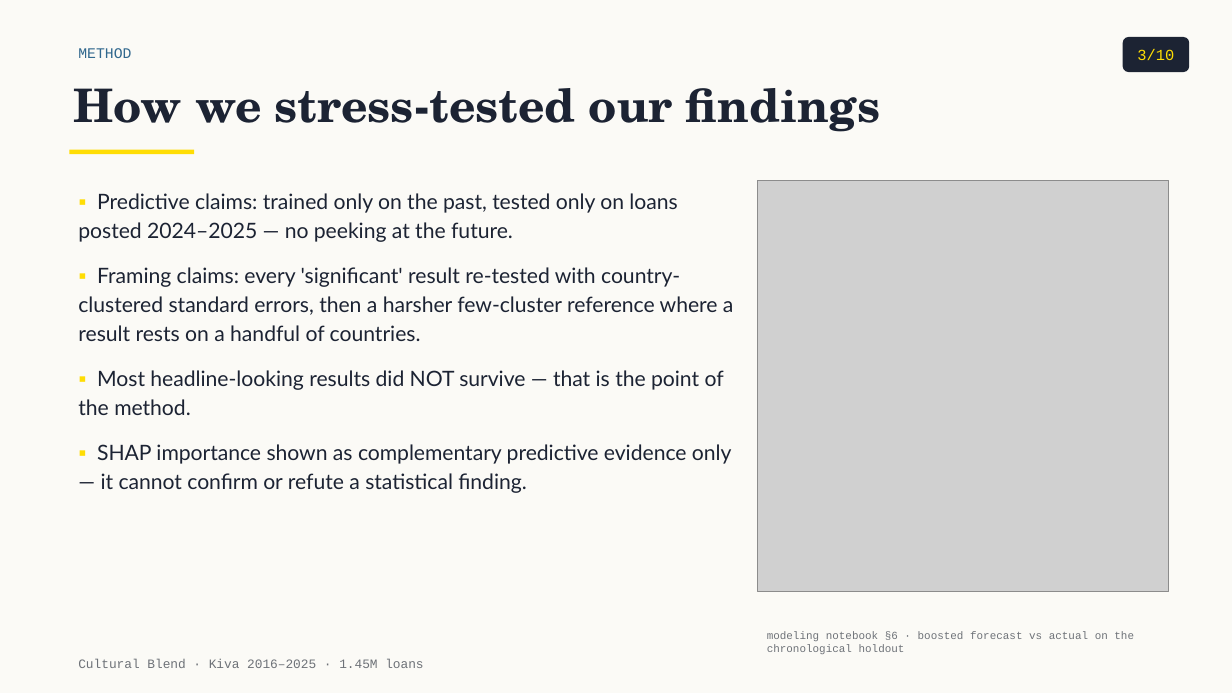
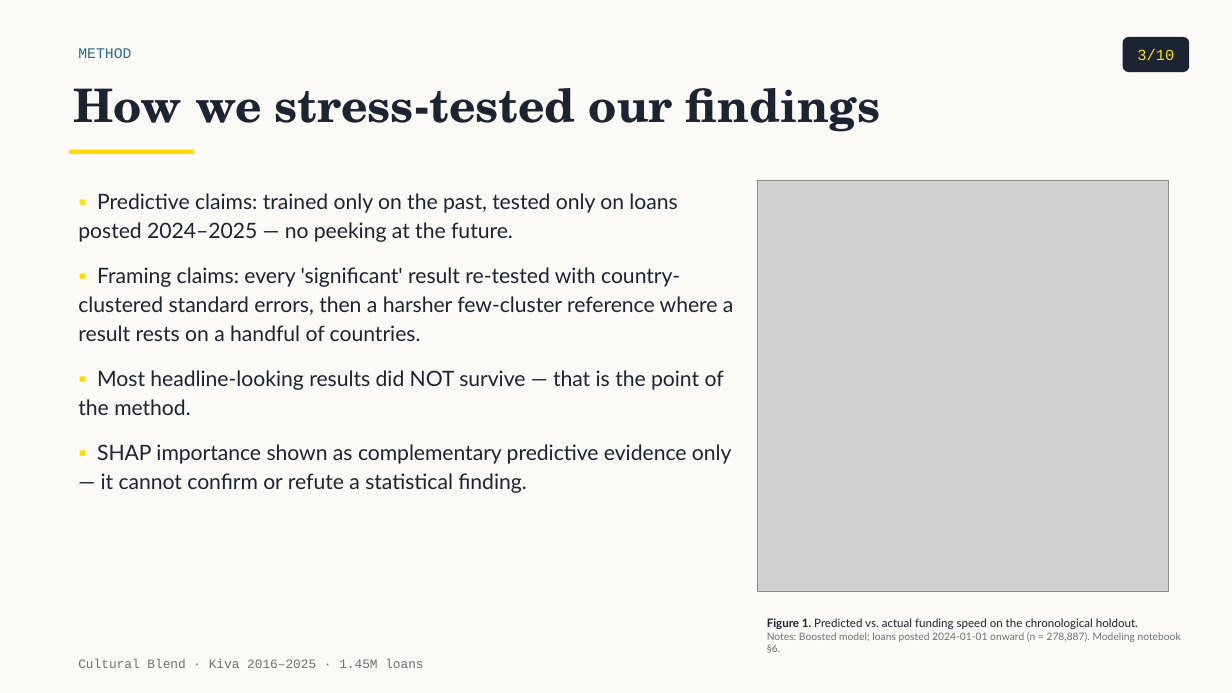
Before and after one commit to tuannm3812/unsw-ma-hackathon-2026, a slide deck: slide 3 of docs/presentation/slides_draft.pptx. Drawn at 1232x693 pixels with LibreOffice and Linux fonts; fonts in the diff are those of the drawing; grey boxes stand for pictures. Boxes give left, top, right and bottom in pixels: in the first picture for what was removed or moved away, otherwise in the second. Text is boxed around its words. In the diff, an @@ line names an element or a change of style, - is before the commit and + after.

```diff
--- a/docs/presentation/slides_draft.pptx
+++ b/docs/presentation/slides_draft.pptx
@@ text at [767, 618, 1181, 653]: text changed; size 8.5 to 8 pt; font Courier New to Lato @@
-modeling notebook §6 · boosted forecast vs actual on the chronological holdout
+Figure 1. Predicted vs. actual funding speed on the chronological holdout.
+Notes: Boosted model; loans posted 2024-01-01 onward (n = 278,887). Modeling notebook §6.
```
Also in this commit, not shown: 7 other slides changed, 10 other files.
